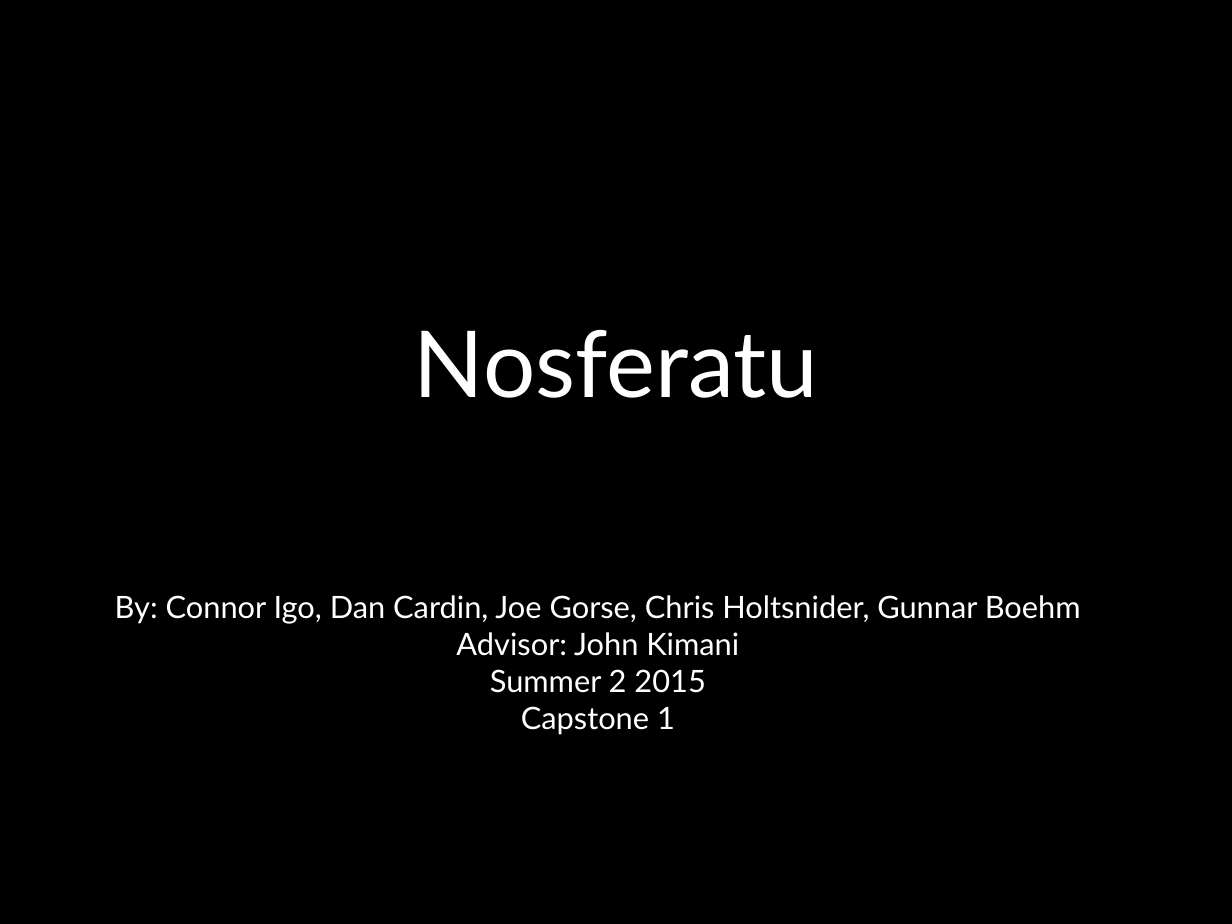
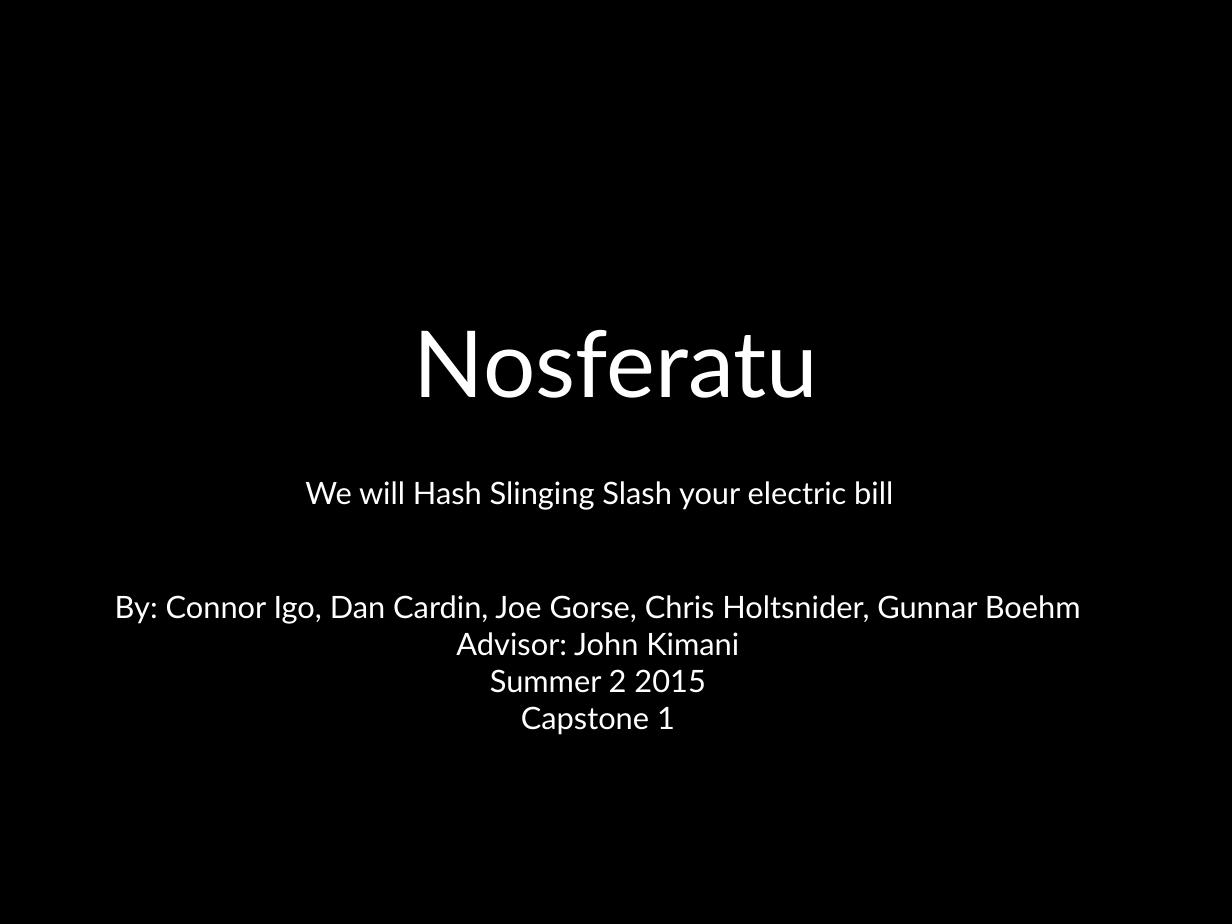
Before and after one commit to cojoigo/Capstone, a slide deck: slide 1 of Presentation.pptx. Drawn at 1232x924 pixels with LibreOffice and Linux fonts; fonts in the diff are those of the drawing; background and template pictures are left out. Boxes give left, top, right and bottom in pixels: in the first picture for what was removed or moved away, otherwise in the second. Text is boxed around its words. In the diff, an @@ line names an element or a change of style, - is before the commit and + after.

```diff
--- a/Presentation.pptx
+++ b/Presentation.pptx
@@ text added at bbox=[305, 481, 893, 510], 18 pt, text #FFFFFF @@
+We will Hash Slinging Slash your electric bill
```
Also in this commit, not shown: 1 other slide changed, 2 slides added.
